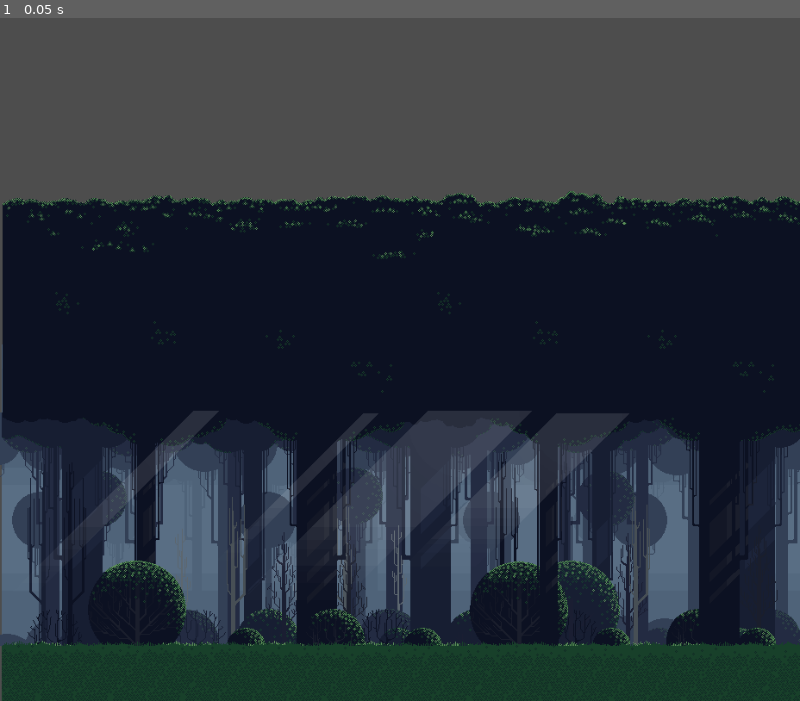
Above: before the commit, frame 1.
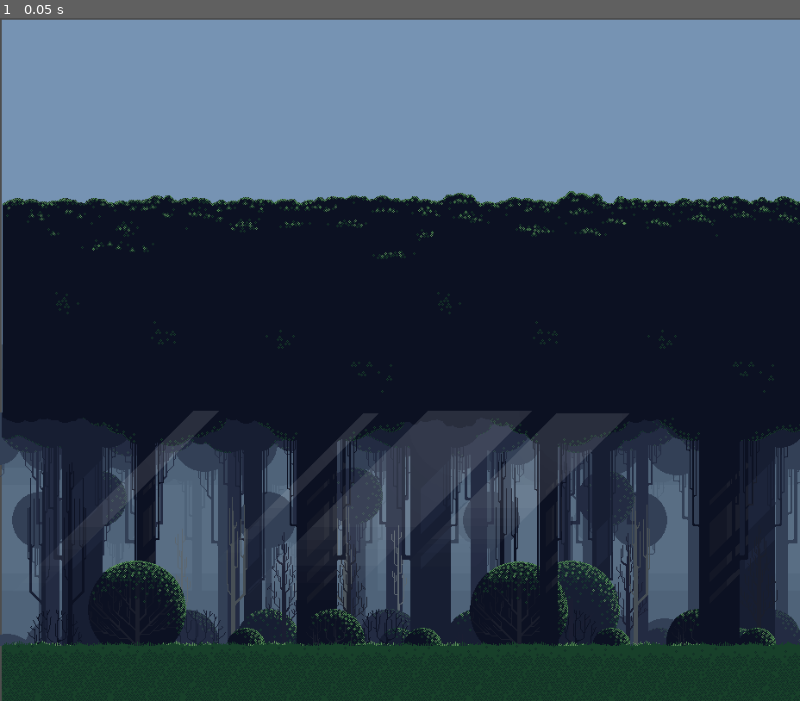
Above: after the commit, the same moment.

Repository: paper7grid/Midnight-Escape
Game: Godot game, scene res://Scenes/bg.tscn
Two runs of this game, one before a commit and one after it. Both use one fixed random seed, a clock stepped at 60 frames per second and the inputs below.
Inputs:
- Up to frame 1 (0.05 s): no input

The runs differ from the first frame. In frame 1, 26% of the frame differs, in the area x 0-100%, y 0-48%.

Commit message:
edited the speed FPS

Diff:
--- a/midnight-escape/Scenes/bg.tscn
+++ b/midnight-escape/Scenes/bg.tscn
@@ -15,7 +15,6 @@
 [node name="Bg" type="ParallaxBackground"]
 
 [node name="Sprite2D" type="Sprite2D" parent="."]
-visible = false
 position = Vector2(2, 2)
 texture = ExtResource("2_mdo6f")
 centered = false
--- a/midnight-escape/Scenes/skeleton.tscn
+++ b/midnight-escape/Scenes/skeleton.tscn
@@ -177,7 +177,7 @@
 }],
 "loop": true,
 "name": &"Duck?",
-"speed": 15.0
+"speed": 50.0
 }, {
 "frames": [{
 "duration": 1.0,
@@ -278,6 +278,8 @@
 sprite_frames = SubResource("SpriteFrames_pxjam")
 animation = &"Duck?"
 autoplay = "Idle"
+frame = 3
+frame_progress = 0.853445
 
 [node name="Run_col" type="CollisionShape2D" parent="."]
 position = Vector2(-4, 4)
